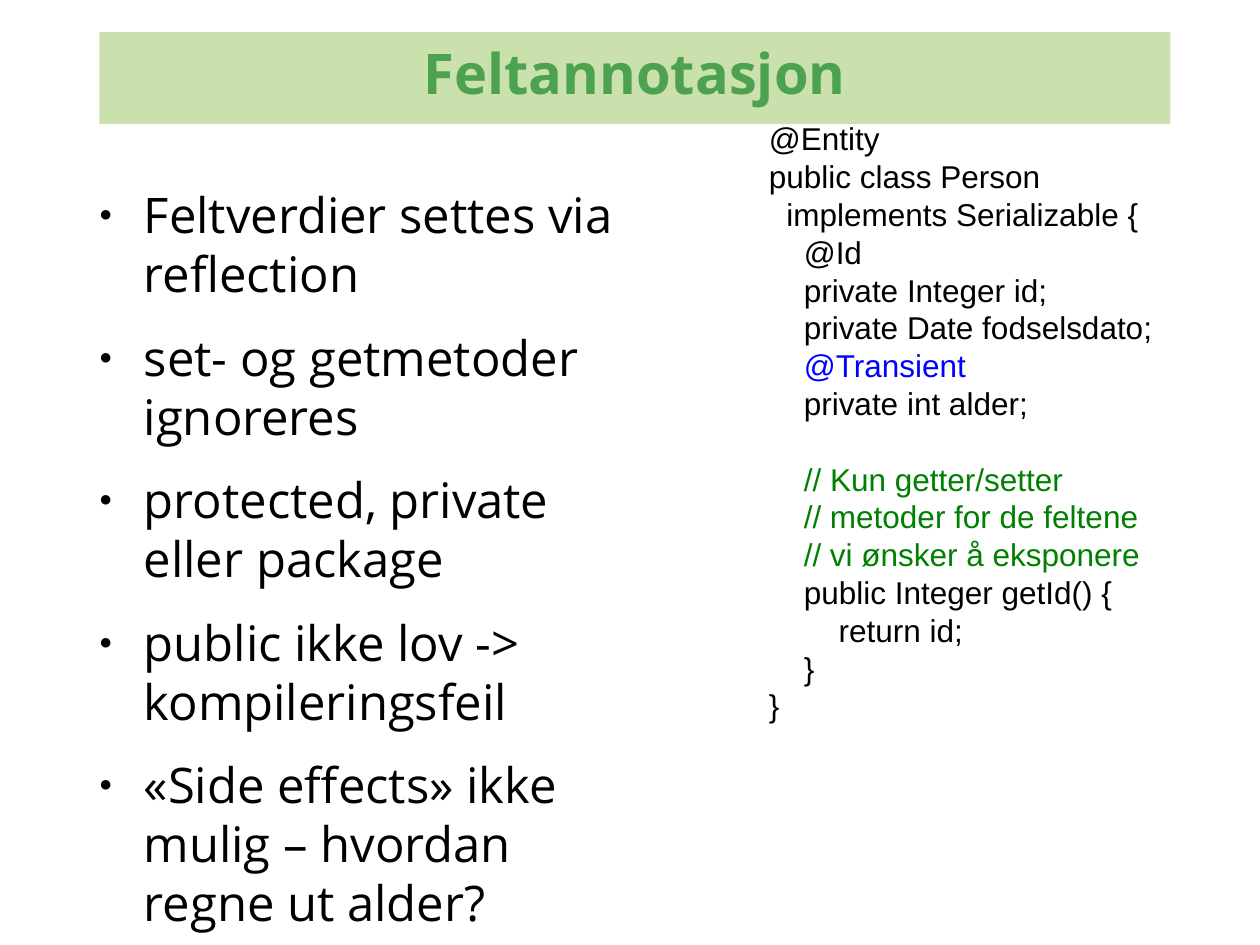
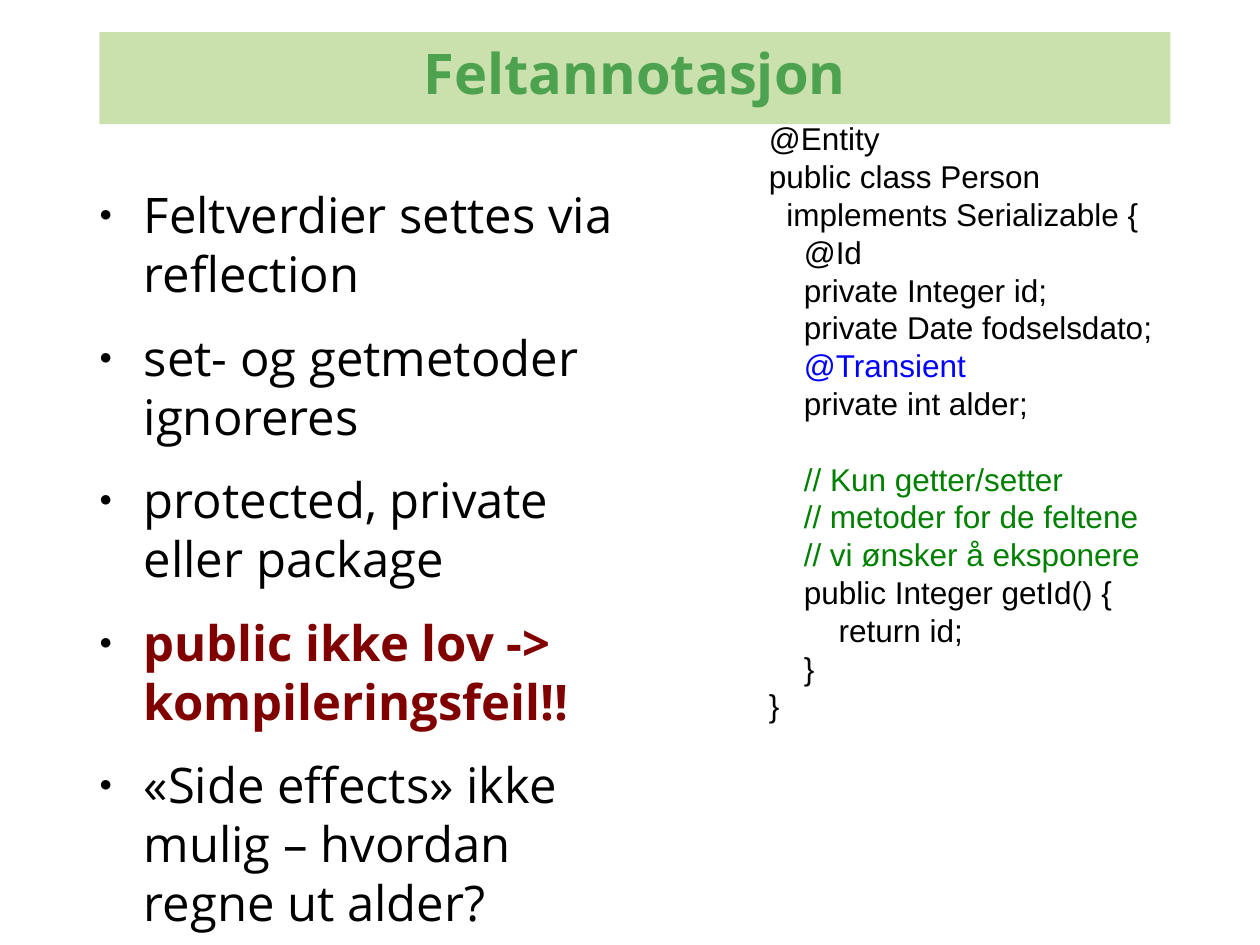
Before and after one commit to kenglxn/seam-maven-refimpl, a slide deck: slide 10 of sandbox/loo/jpa-continued/jpa-intro.odp. Drawn at 1260x945 pixels with LibreOffice and Linux fonts; fonts in the diff are those of the drawing; background and template pictures are left out. Boxes give left, top, right and bottom in pixels: in the first picture for what was removed or moved away, otherwise in the second. Text is boxed around its words. In the diff, an @@ line names an element or a change of style, - is before the commit and + after.

```diff
--- a/sandbox/loo/jpa-continued/jpa-intro.odp
+++ b/sandbox/loo/jpa-continued/jpa-intro.odp
@@ text at [144, 623, 569, 732]: text changed; text colour #000000 to #800000; bold on @@
-● public ikke lov -> kompileringsfeil
+● public ikke lov -> kompileringsfeil!!
```
Also in this commit, not shown: 2 other slides changed, 1 other file.
